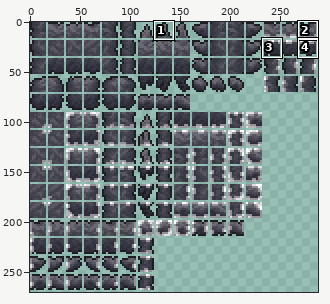
Sprite sheet, stored at Content/Tiles/Protolith.png. The picture above shows the old version from afar; the outline marks the close-up.
Close-up. Before the commit:
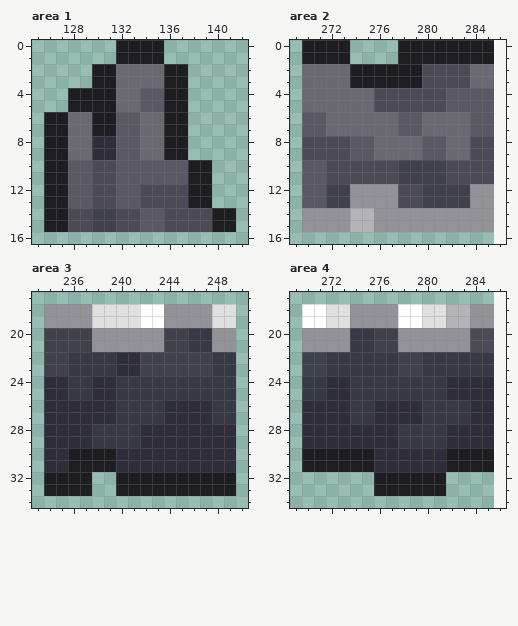
The file is 286x269 pixels. Colours within 5 levels of each other are drawn and written as one. Shown: area 1: x 125..142, y 0..16; area 2: x 269..286, y 0..16; area 3: x 233..250, y 17..34; area 4: x 269..286, y 17..34. The old version is drawn lined up with the new one, on the new canvas. The commit also changed other parts of the picture, which this record leaves out.
After:
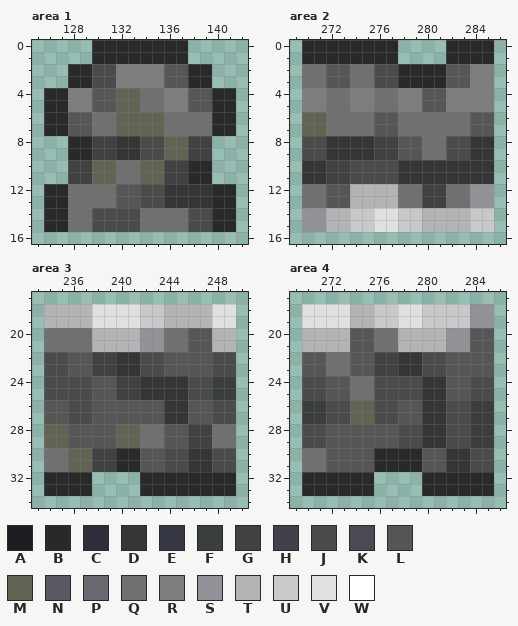
Palette (. is transparent): A #1e1d21  B #292929  C #2e2d39  D #353535  E #363843  F #3b3f3b  G #414141  H #41414c  J #4b4b4b  K #4c4b55  L #565656  M #636354  N #5a5862  P #6a6972  Q #707070  R #7d7d7d  S #939299  T #b4b4b7  U #c9c9cc  V #e0e0e0  W #ffffff
The edit:
canvas 286x269 -> 288x270
--- area 1
@@ x 125..142 @@
- 0 .......AAAA.......
- 1 .......AAAA.......
- 2 .....AAPPPPAA.....
- 3 .....AAPPPPAA.....
- 4 ...AAAAPPNNAA.....
- 5 ...AAAAPPNNAA.....
- 6 .AAPPAANNPPAA.....
- 7 .AAPPAANNPPAA.....
- 8 .AAPPCCNNPPAA.....
- 9 .AAPPCCNNPPAA.....
-10 .AANNKKNNNNNNAA...
-11 .AANNKKNNNNNNAA...
-12 .AANNKKNNKKKKAA...
-13 .AANNKKNNKKKKAA...
-14 .AAKKHHKKNNKKKKAA.
-15 .AAKKHHKKNNKKKKAA.
+ 0 .....BBBBBBBB.....
+ 1 .....BBBBBBBB.....
+ 2 ...BBJJRRRRLLBB...
+ 3 ...BBJJRRRRLLBB...
+ 4 .BBRRLLMMQQRRLLBB.
+ 5 .BBRRLLMMQQRRLLBB.
+ 6 .BBLLQQMMMMQQQQBB.
+ 7 .BBLLQQMMMMQQQQBB.
+ 8 ...BBGGDDJJMMGG...
+ 9 ...BBGGDDJJMMGG...
+10 ...GGMMQQMMGGBB...
+11 ...GGMMQQMMGGBB...
+12 .BBQQQQLLJJDDDDBB.
+13 .BBQQQQLLJJDDDDBB.
+14 .BBQQJJJJQQQQJJBB.
+15 .BBQQJJJJQQQQJJBB.
 16 ..................
--- area 2
@@ x 269..286 @@
- 0 .AAAA....AAAAAAAA.
- 1 .AAAA....AAAAAAAA.
- 2 .PPPPAAAAAAKKKKPP.
- 3 .PPPPAAAAAAKKKKPP.
- 4 .PPPPPPKKKKKKNNNN.
- 5 .PPPPPPKKKKKKNNNN.
- 6 .NNPPPPPPNNPPPPNN.
- 7 .NNPPPPPPNNPPPPNN.
- 8 .KKKKNNPPPPNNPPKK.
- 9 .KKKKNNPPPPNNPPKK.
-10 .NNKKKKKKHHHHKKKK.
-11 .NNKKKKKKHHHHKKKK.
-12 .NNHHSSSSKKHHHHSS.
-13 .NNHHSSSSKKHHHHSS.
-14 .SSSSTTSSSSSSSSSS.
-15 .SSSSTTSSSSSSSSSS.
+ 0 .BBBBBBBB....BBBB.
+ 1 .BBBBBBBB....BBBB.
+ 2 .QQLLQQJJBBBBLLRR.
+ 3 .QQLLQQJJBBBBLLRR.
+ 4 .RRQQRRQQRRLLRRRR.
+ 5 .RRQQRRQQRRLLRRRR.
+ 6 .MMQQQQLLQQQQQQLL.
+ 7 .MMQQQQLLQQQQQQLL.
+ 8 .JJDDDDGGLLQQJJDD.
+ 9 .JJDDDDGGLLQQJJDD.
+10 .DDGGJJJJDDDDDDDD.
+11 .DDGGJJJJDDDDDDDD.
+12 .QQLLTTTTQQGGQQSS.
+13 .QQLLTTTTQQGGQQSS.
+14 .SSTTUUVVUUTTTTUU.
+15 .SSTTUUVVUUTTTTUU.
 16 ..................
--- area 3
@@ x 233..250 @@
 17 ..................
-18 .SSSSVVVVWWSSSSVV.
-19 .SSSSVVVVWWSSSSVV.
-20 .HHHHSSSSSSHHEESS.
-21 .HHHHSSSSSSHHEESS.
-22 .HHEEEECCHHHHHHEE.
-23 .HHEEEECCHHHHHHEE.
-24 .CCEECCEEEEEEEEEE.
-25 .CCEECCEEEEEEEEEE.
-26 .CCCCCCEEEECCCCEE.
-27 .CCCCCCEEEECCCCEE.
-28 .CCCCEEEECCCCCCCC.
-29 .CCCCEEEECCCCCCCC.
-30 .CCAAAACCCCCCCCCC.
-31 .CCAAAACCCCCCCCCC.
-32 .AAAA..AAAAAAAAAA.
-33 .AAAA..AAAAAAAAAA.
+18 .TTTTVVVVUUTTTTVV.
+19 .TTTTVVVVUUTTTTVV.
+20 .QQQQTTTTSSQQLLTT.
+21 .QQQQTTTTSSQQLLTT.
+22 .JJLLGGDDJJLLLLJJ.
+23 .JJLLGGDDJJLLLLJJ.
+24 .JJJJLLGGDDDDJJFF.
+25 .JJJJLLGGDDDDJJFF.
+26 .LLJJLLLLLLDDLLJJ.
+27 .LLJJLLLLLLDDLLJJ.
+28 .MMLLLLMMQQLLGGQQ.
+29 .MMLLLLMMQQLLGGQQ.
+30 .QQMMGGBBLLJJDDJJ.
+31 .QQMMGGBBLLJJDDJJ.
+32 .BBBB....BBBBBBBB.
+33 .BBBB....BBBBBBBB.
 34 ..................
--- area 4
@@ x 269..286 @@
 17 ..................
-18 .WWVVSSSSWWVVTTSS.
-19 .WWVVSSSSWWVVTTSS.
-20 .SSSSEEHHSSSSSSKK.
-21 .SSSSEEHHSSSSSSKK.
-22 .HHEEEEEEHHEEEEEE.
-23 .HHEEEEEEHHEEEEEE.
-24 .EECCEEEEEEEECCCC.
-25 .EECCEEEEEEEECCCC.
-26 .CCCCEECCCCEEEECC.
-27 .CCCCEECCCCEEEECC.
-28 .CCCCCCCCEEEECCCC.
-29 .CCCCCCCCEEEECCCC.
-30 .AAAAAACCCCCCAAAA.
-31 .AAAAAACCCCCCAAAA.
-32 .......AAAAAA.....
-33 .......AAAAAA.....
+18 .VVVVTTUUVVUUUUSS.
+19 .VVVVTTUUVVUUUUSS.
+20 .TTTTLLQQTTTTSSLL.
+21 .TTTTLLQQTTTTSSLL.
+22 .LLQQLLGGDDJJLLLL.
+23 .LLQQLLGGDDJJLLLL.
+24 .JJLLQQJJJJDDLLJJ.
+25 .JJLLQQJJJJDDLLJJ.
+26 .FFJJMMJJLLDDJJFF.
+27 .FFJJMMJJLLDDJJFF.
+28 .JJLLLLLLJJDDJJFF.
+29 .JJLLLLLLJJDDJJFF.
+30 .QQLLLLBBBBLLDDJJ.
+31 .QQLLLLBBBBLLDDJJ.
+32 .BBBBBB....BBBBBB.
+33 .BBBBBB....BBBBBB.
 34 ..................
Pixel boxes of the changes (left, top, right, bottom) in both close-ups:
changed: (44, 40, 236, 232)
changed: (302, 40, 494, 232)
changed: (44, 304, 236, 496)
changed: (302, 304, 494, 496)
